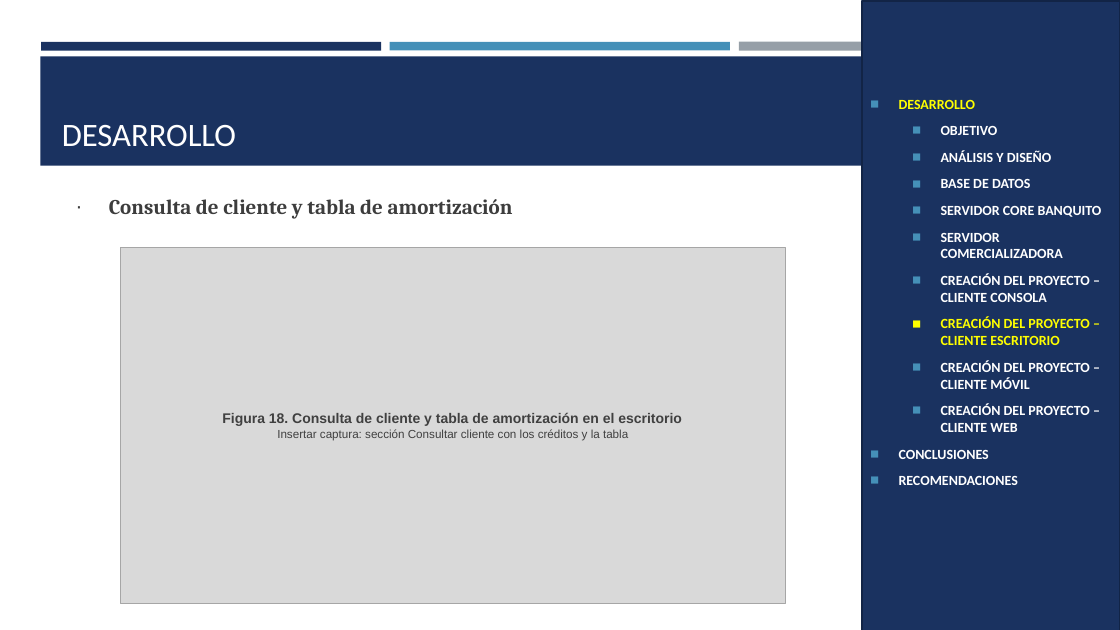
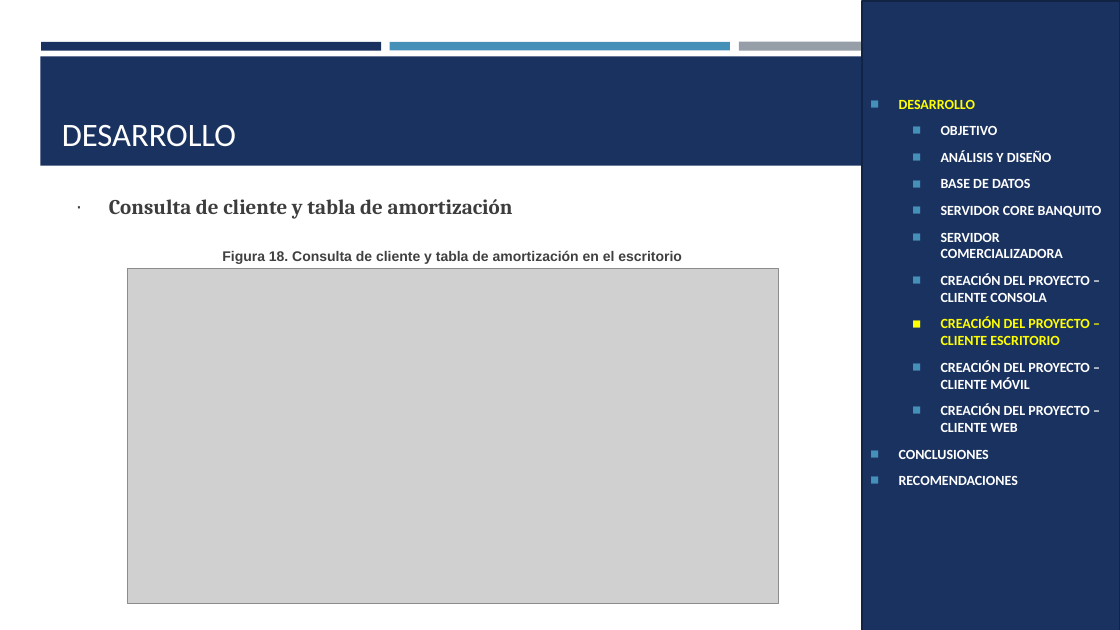
Before and after one commit to Teo344/Arquitectura_GRUPO03, a slide deck: slide 36 of EX.1.1. PAO202651_BANQUITO_CELULARES_RESTFUL_JAVA_NRC36884_GR03/05. DOCUMENTACION/PRESENTACION EX.1.1. BANQUITO CELULARES RESTFUL con BDD LOCAL en JAVA GR03.pptx. Drawn at 1120x630 pixels with LibreOffice and Linux fonts; fonts in the diff are those of the drawing; grey boxes stand for pictures. Boxes give left, top, right and bottom in pixels: in the first picture for what was removed or moved away, otherwise in the second. Text is boxed around its words. In the diff, an @@ line names an element or a change of style, - is before the commit and + after.

```diff
--- a/EX.1.1. PAO202651_BANQUITO_CELULARES_RESTFUL_JAVA_NRC36884_GR03/05. DOCUMENTACION/PRESENTACION EX.1.1. BANQUITO CELULARES RESTFUL con BDD LOCAL en JAVA GR03.pptx
+++ b/EX.1.1. PAO202651_BANQUITO_CELULARES_RESTFUL_JAVA_NRC36884_GR03/05. DOCUMENTACION/PRESENTACION EX.1.1. BANQUITO CELULARES RESTFUL con BDD LOCAL en JAVA GR03.pptx
@@ text "Figura 18. Consulta de cliente ...": place and size @@
-text "Figura 18. Consulta de cliente ..." at [120,247,786,603]
+text "Figura 18. Consulta de cliente ..." at [222,250,682,264]
@@ text "Figura 18. Consulta de cliente ..." at [222,250,682,264]: vertical alignment middle to top; fill #D9D9D9 to none; outline #A6A6A6 1 pt to none @@
@@ picture added at [128,269,779,603] @@
@@ text at [277,429,628,441]: paragraph removed @@
-Insertar captura: sección Consultar cliente con los créditos y la tabla
```
Also in this commit, not shown: 23 other slides changed.
